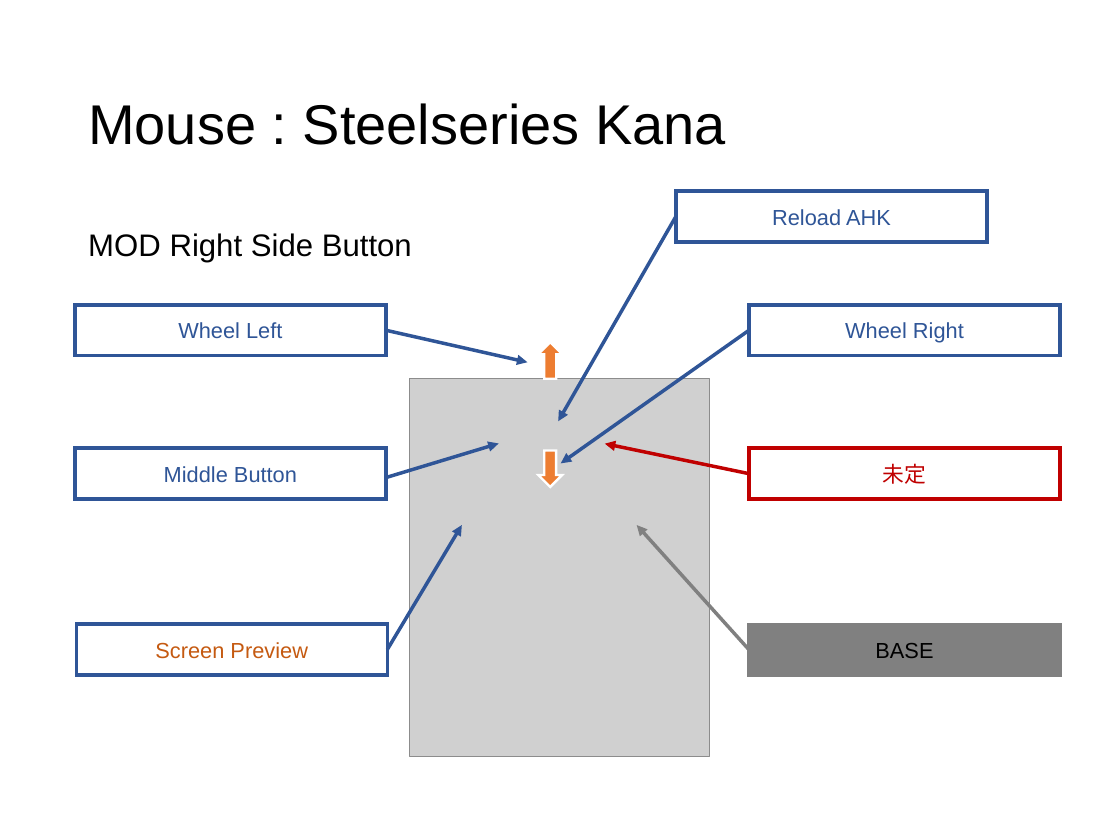
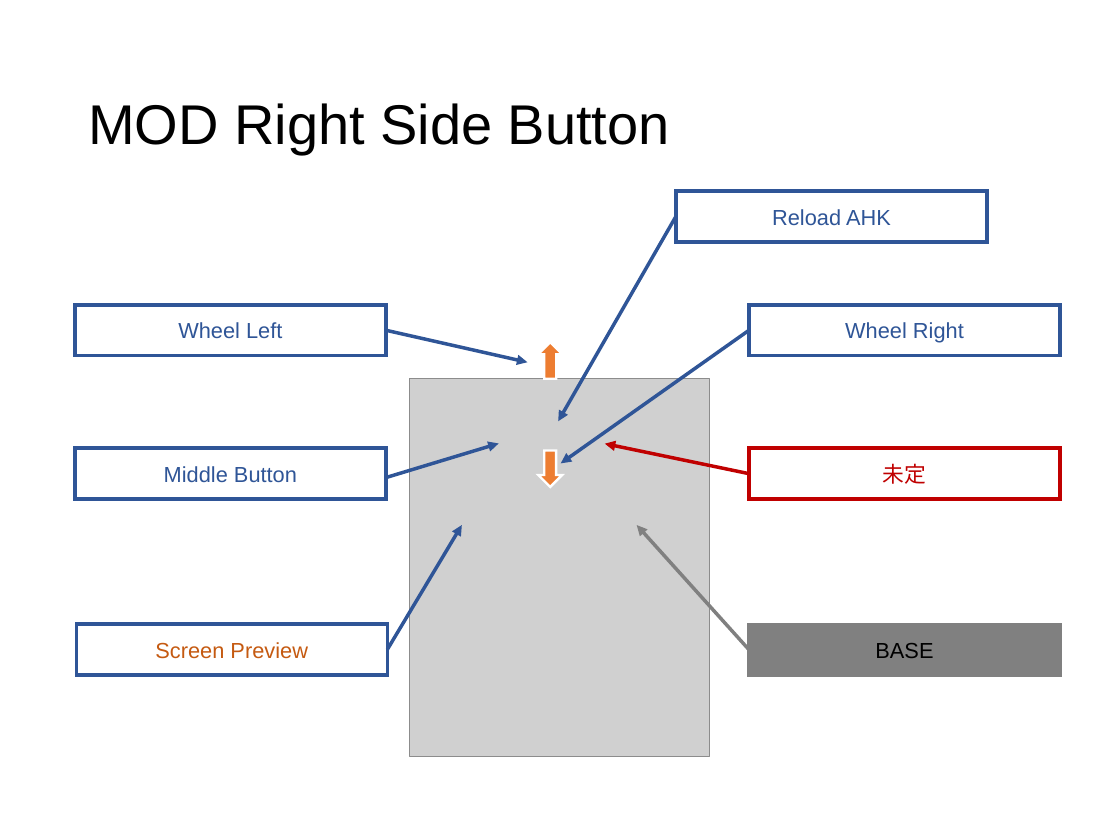
Before and after one commit to ittooo66/myAHK, a slide deck: slide 14 of MANUAL.pptx (slide 13 before the commit). Drawn at 1120x840 pixels with LibreOffice and Linux fonts; fonts in the diff are those of the drawing; grey boxes stand for pictures. Boxes give left, top, right and bottom in pixels: in the first picture for what was removed or moved away, otherwise in the second. Text is boxed around its words. In the diff, an @@ line names an element or a change of style, - is before the commit and + after.

```diff
--- a/MANUAL.pptx
+++ b/MANUAL.pptx
@@ title at bbox=[88, 103, 670, 153]: text changed @@
-Mouse : Steelseries Kana
+MOD Right Side Button
@@ text removed at bbox=[88, 233, 412, 262] @@
-MOD Right Side Button
```
Also in this commit, not shown: 11 other slides changed, 1 slide added.
